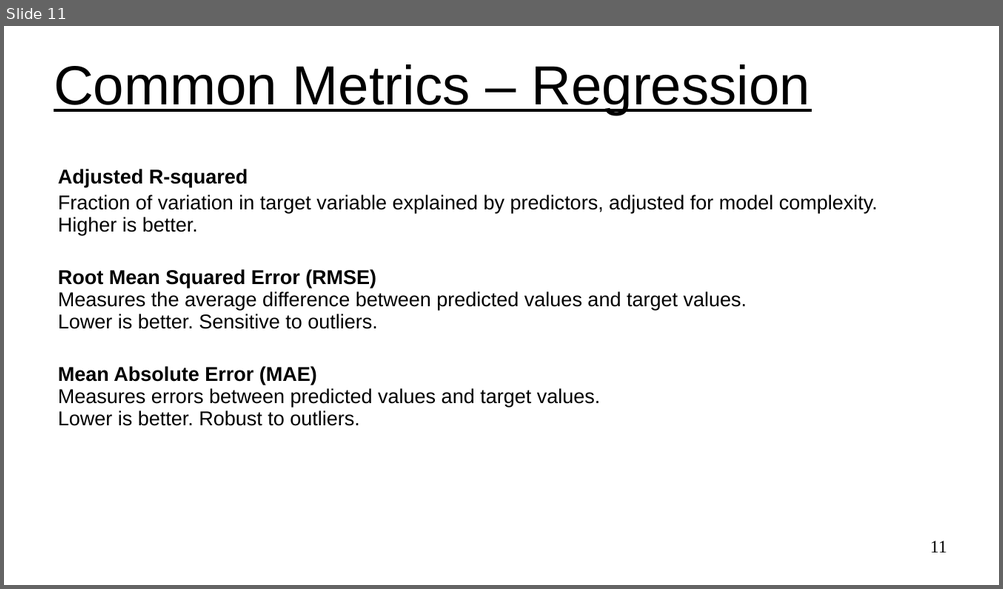
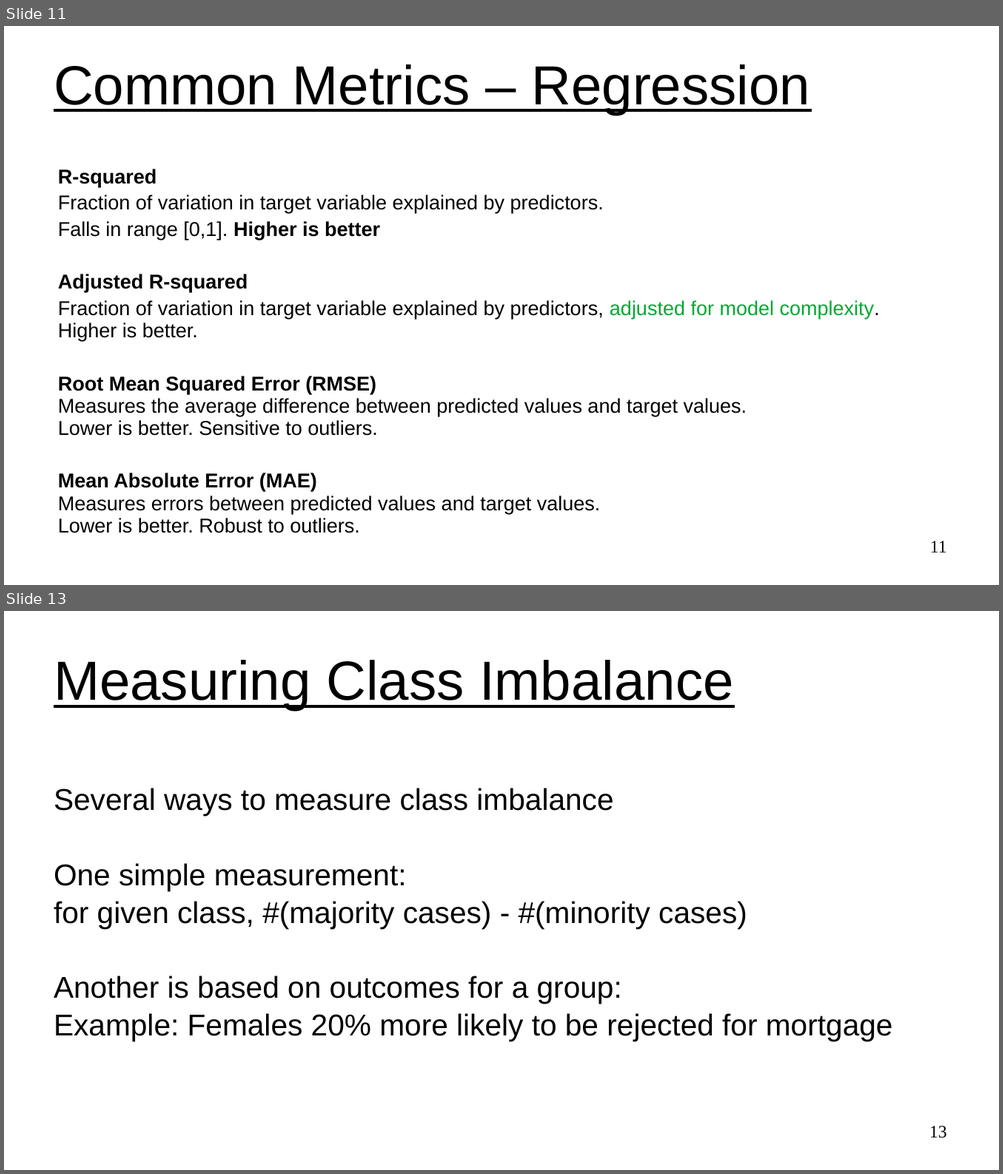
Before and after one commit to UVADS/ds6011, a slide deck: 03_ml_problem_framing.ppt. Shown one above the other, each under a label of ours: slide 11 before the commit, slides 11 and 13 after it; the slides between them are not shown. The pictures are 1003x589 and 1003x1174 pixels, drawn with LibreOffice and Linux fonts; fonts in the diff are those of the drawing. Boxes give left, top, right and bottom in pixels: in the first picture for what was removed or moved away, otherwise in the second. Text is boxed around its words. In the diff, an @@ line names an element or a change of style, - is before the commit and + after.

```diff
--- a/03_ml_problem_framing.ppt
+++ b/03_ml_problem_framing.ppt
@@ slide 13 added at box(4, 611, 999, 1170), background #FFFFFF @@
@@ title added at box(54, 660, 734, 710), 44 pt, text #000000, underline @@
+Measuring Class Imbalance
@@ subtitle added at box(54, 788, 893, 1042), 24 pt, text #000000 @@
+Several ways to measure class imbalance
+One simple measurement:
+for given class, #(majority cases) - #(minority cases)
+Another is based on outcomes for a group:
+Example: Females 20% more likely to be rejected for mortgage
@@ page number added at box(929, 1126, 947, 1139), 14 pt, text #000000 @@
+13
@@ slide 11 changed as well @@
@@ text at box(58, 169, 603, 240): paragraphs added @@
+R-squared
+Fraction of variation in target variable explained by predictors.
+Falls in range [0,1]. Higher is better
@@ text at box(58, 274, 879, 534): text colour #000000 to #00A933 in "adjusted for model complexity." @@
```
Also in this commit, not shown: 6 other slides changed, 3 other slides added, 1 slide removed, 1 other file.
